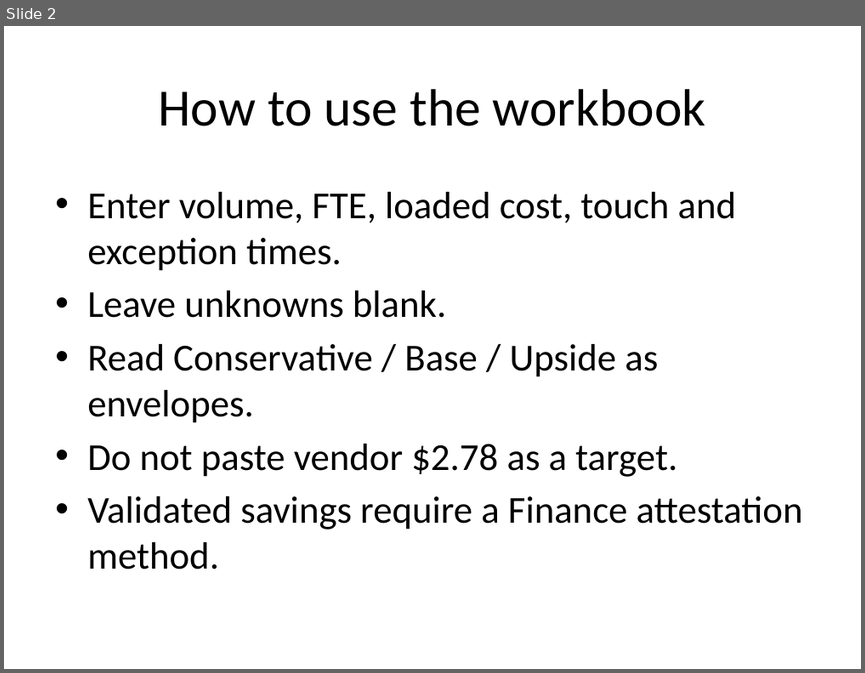
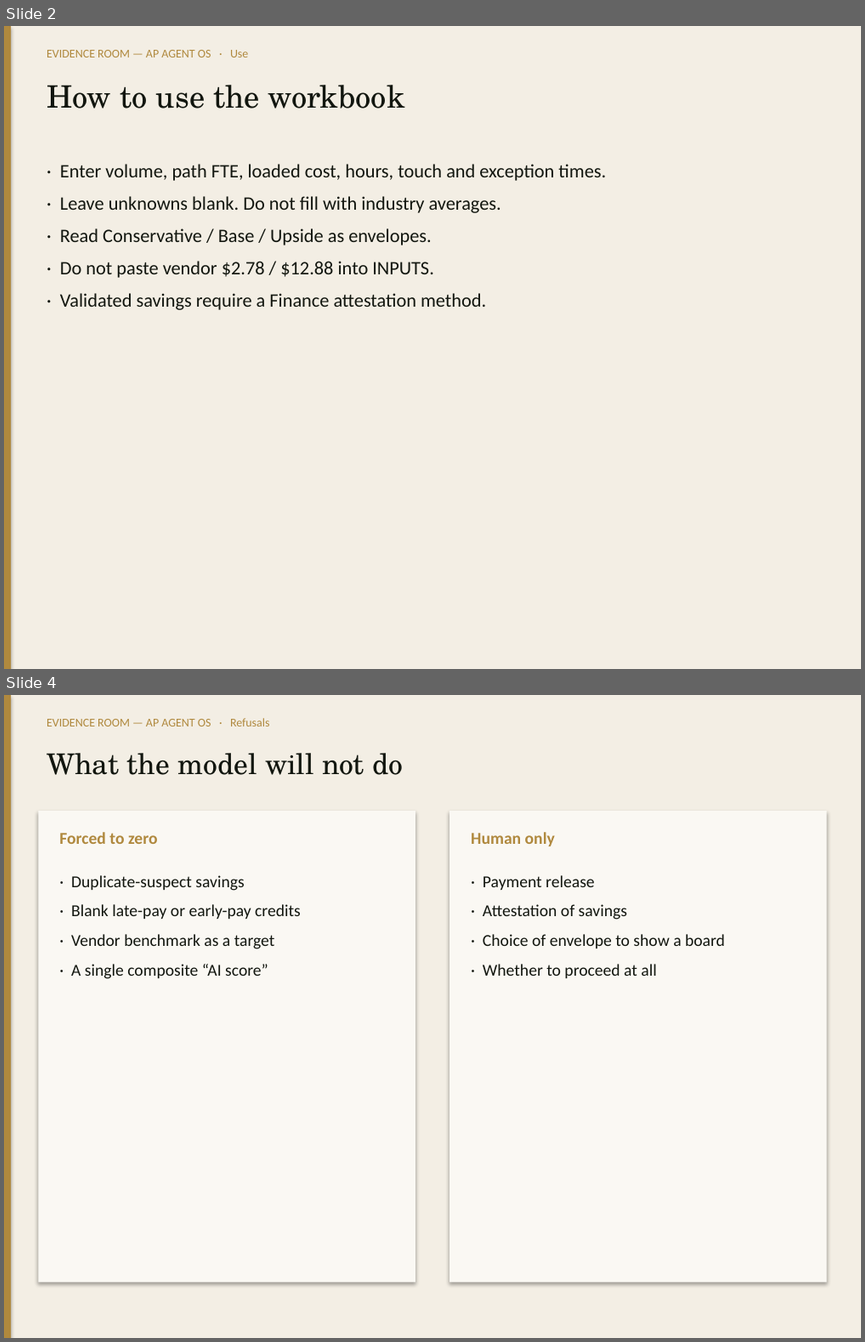
Before and after one commit to adamintelligenceai/Origin, a slide deck: evidence-room/04_AP_AGENT_OS_TEAM/Decks/ER_Business_Case_Deck.pptx. Shown one above the other, each under a label of ours: slide 2 before the commit, slides 2 and 4 after it; the slides between them are not shown. The pictures are 865x673 and 865x1342 pixels, drawn with LibreOffice and Linux fonts; fonts in the diff are those of the drawing. Boxes give left, top, right and bottom in pixels: in the first picture for what was removed or moved away, otherwise in the second. Text is boxed around its words. In the diff, an @@ line names an element or a change of style, - is before the commit and + after.

```diff
--- a/evidence-room/04_AP_AGENT_OS_TEAM/Decks/ER_Business_Case_Deck.pptx
+++ b/evidence-room/04_AP_AGENT_OS_TEAM/Decks/ER_Business_Case_Deck.pptx
@@ slide 4 added at (4,695,861,1338), background #FFFFFF @@
@@ rectangle added at (4,695,861,1338), fill #F3EEE4 @@
@@ rectangle added at (4,695,11,1338), fill #B0893E @@
@@ text added at (46,718,270,726), 10 pt, text #B0893E @@
+EVIDENCE ROOM — AP AGENT OS · Refusals
@@ text added at (46,753,403,775), 24 pt, text #12160F @@
+What the model will not do
@@ rectangle added at (38,811,415,1281), fill #FAF8F3 @@
@@ rectangle added at (449,811,827,1281), fill #FAF8F3 @@
@@ text added at (59,832,158,844), 14 pt, text #B0893E, bold @@
+Forced to zero
@@ text added at (471,832,555,846), 14 pt, text #B0893E, bold @@
+Human only
@@ text added at (71,875,301,979), 14 pt, text #12160F @@
+· Duplicate-suspect savings
+· Blank late-pay or early-pay credits
+· Vendor benchmark as a target
+· A single composite “AI score”
@@ text added at (483,875,725,978), 14 pt, text #12160F @@
+· Payment release
+· Attestation of savings
+· Choice of envelope to show a board
+· Whether to proceed at all
@@ slide 2 changed as well @@
@@ rectangle added at (4,26,861,669), fill #F3EEE4 @@
@@ rectangle added at (4,26,11,669), fill #B0893E @@
@@ text added at (46,50,248,57), 10 pt, text #B0893E @@
+EVIDENCE ROOM — AP AGENT OS · Use
@@ text "How to use the workbook": place and size @@
-text "How to use the workbook" at (159,89,706,126)
+text "How to use the workbook" at (46,85,405,108)
@@ text "How to use the workbook" at (46,85,405,108): size 44 to 26 pt, font Calibri to TeX Gyre Schola, text colour #000000 to #12160F; alignment centre to left; vertical alignment middle to top @@
@@ text at (60,164,606,310): text changed; size 32 to 16 pt; text colour #000000 to #12160F @@
-• Enter volume, FTE, loaded cost, touch and exception times.
-• Leave unknowns blank.
-• Read Conservative / Base / Upside as envelopes.
-• Do not paste vendor $2.78 as a target.
-• Validated savings require a Finance attestation method.
+· Enter volume, path FTE, loaded cost, hours, touch and exception times.
+· Leave unknowns blank. Do not fill with industry averages.
+· Read Conservative / Base / Upside as envelopes.
+· Do not paste vendor $2.78 / $12.88 into INPUTS.
+· Validated savings require a Finance attestation method.
```
Also in this commit, not shown: 1 other slide changed, 5 other slides added, 55 other files.
